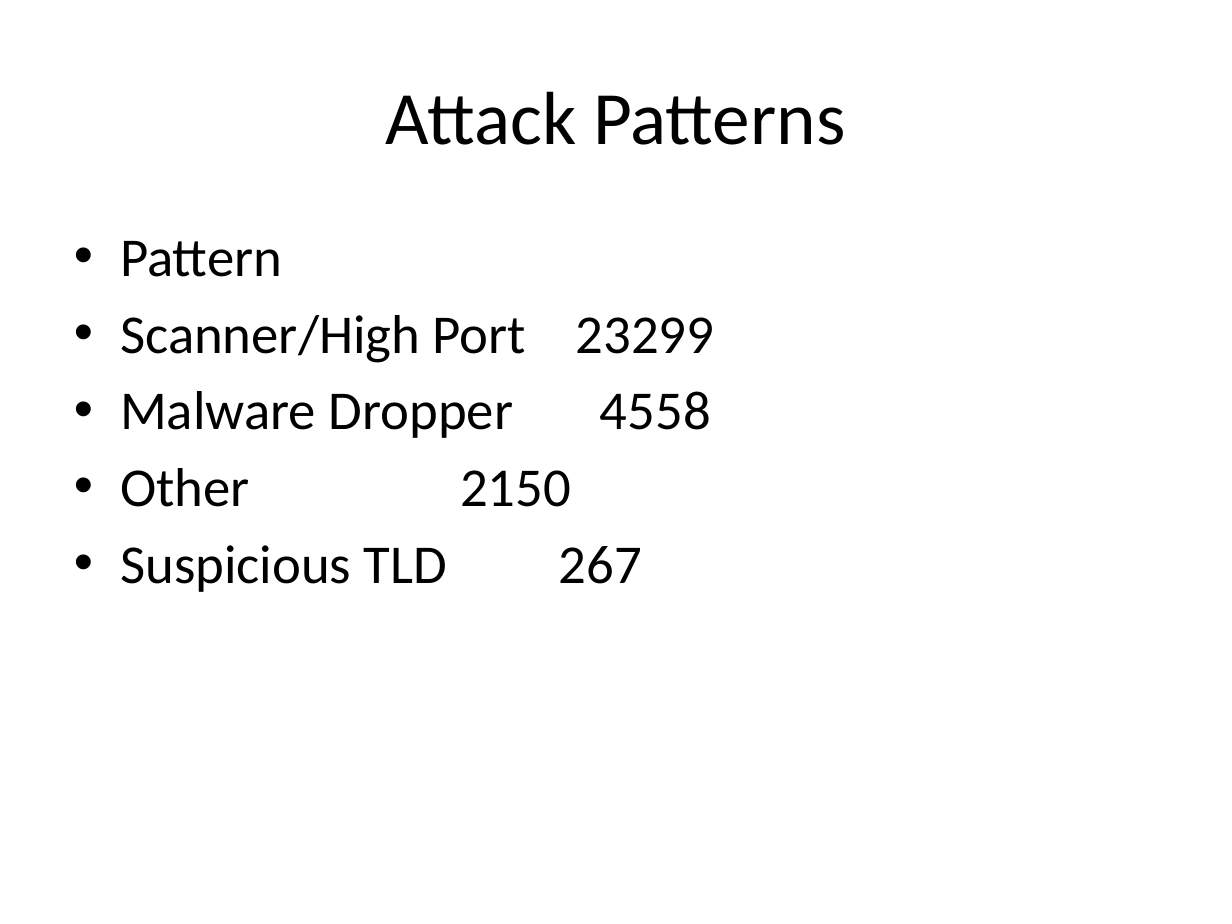
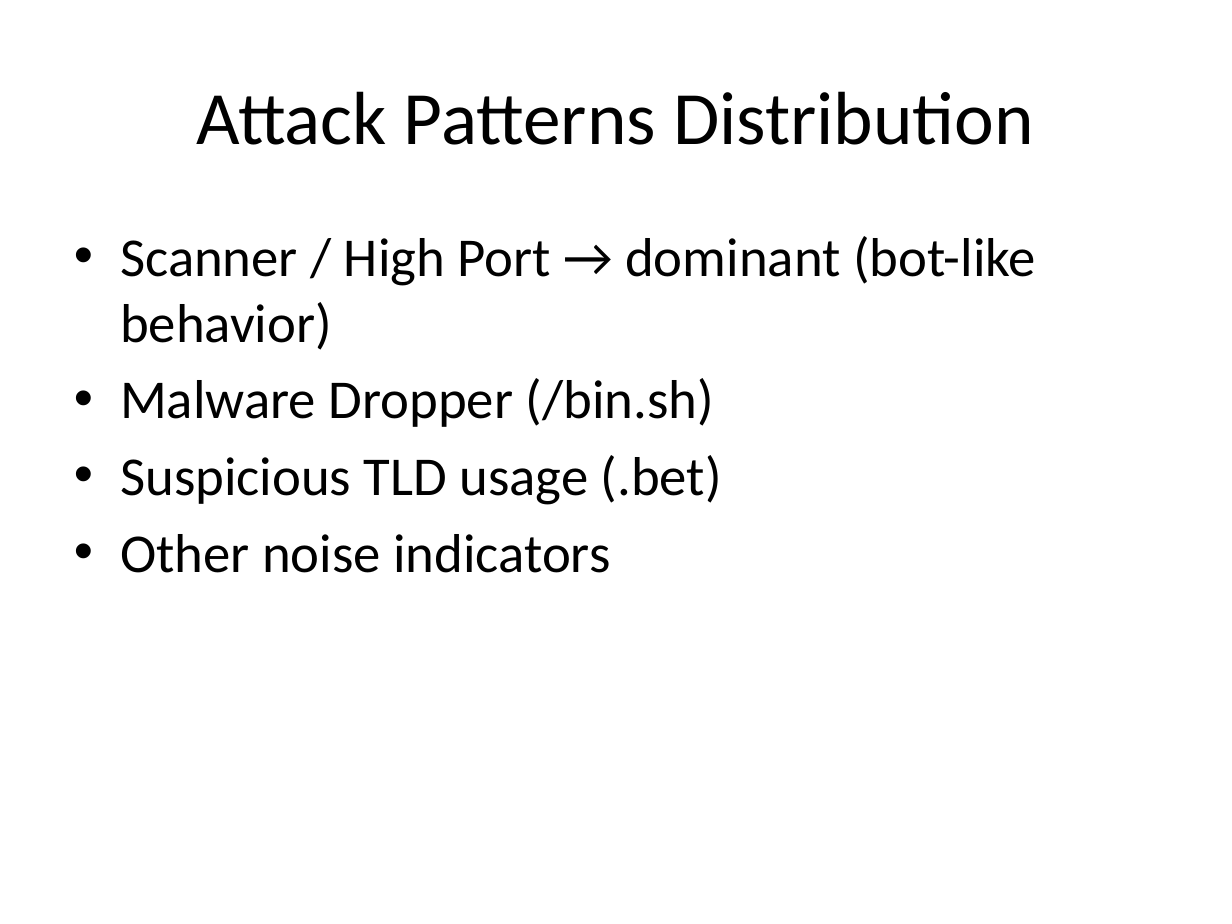
Before and after one commit to airlangga2403/tech-test-zentara, a slide deck: slide 5 of windows-x64/detect-eng-technical-test-windows-x64/threat-intel/Airlangga_ThreatIntel_Report_March2026.pptx (slide 4 before the commit). Drawn at 1232x924 pixels with LibreOffice and Linux fonts; fonts in the diff are those of the drawing. Boxes give left, top, right and bottom in pixels: in the first picture for what was removed or moved away, otherwise in the second. Text is boxed around its words. In the diff, an @@ line names an element or a change of style, - is before the commit and + after.

```diff
--- a/windows-x64/detect-eng-technical-test-windows-x64/threat-intel/Airlangga_ThreatIntel_Report_March2026.pptx
+++ b/windows-x64/detect-eng-technical-test-windows-x64/threat-intel/Airlangga_ThreatIntel_Report_March2026.pptx
@@ title at bbox=[196, 91, 1034, 145]: text changed @@
-Attack Patterns
+Attack Patterns Distribution
@@ text at bbox=[120, 236, 1036, 573]: text changed @@
-• Pattern
-• Scanner/High Port 23299
-• Malware Dropper 4558
-• Other 2150
-• Suspicious TLD 267
+• Scanner / High Port → dominant (bot-like behavior)
+• Malware Dropper (/bin.sh)
+• Suspicious TLD usage (.bet)
+• Other noise indicators
```
Also in this commit, not shown: 5 other slides changed, 3 slides added, 1 slide removed, 1 other file.
